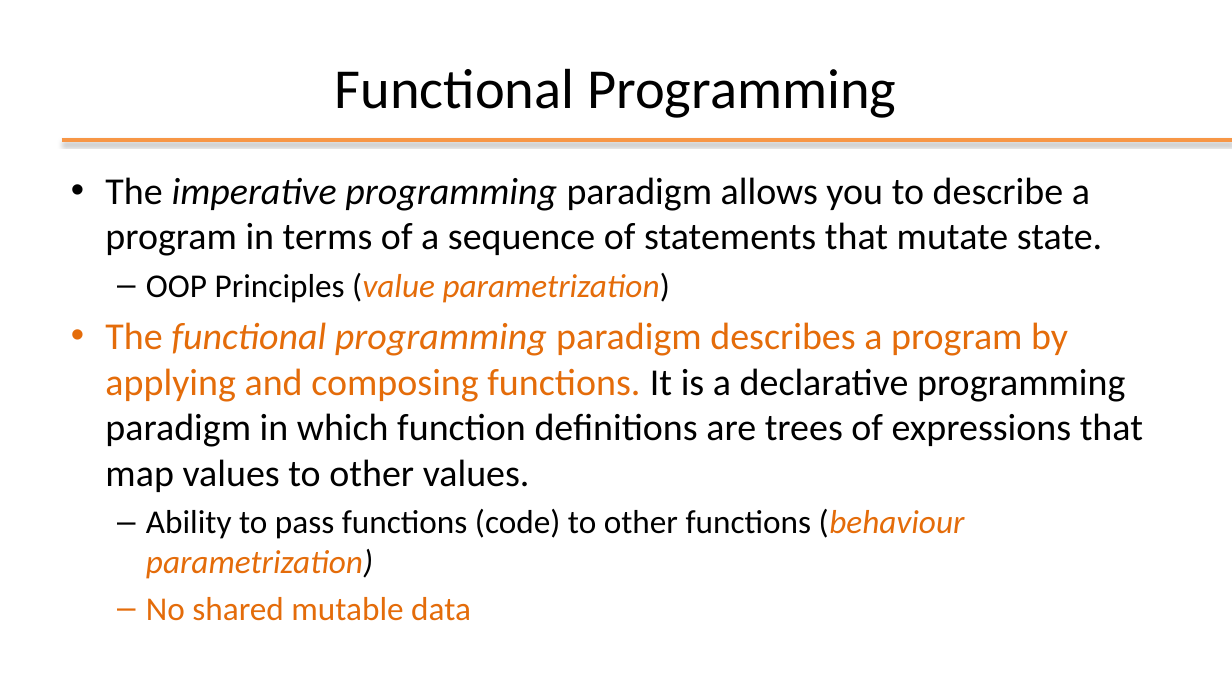
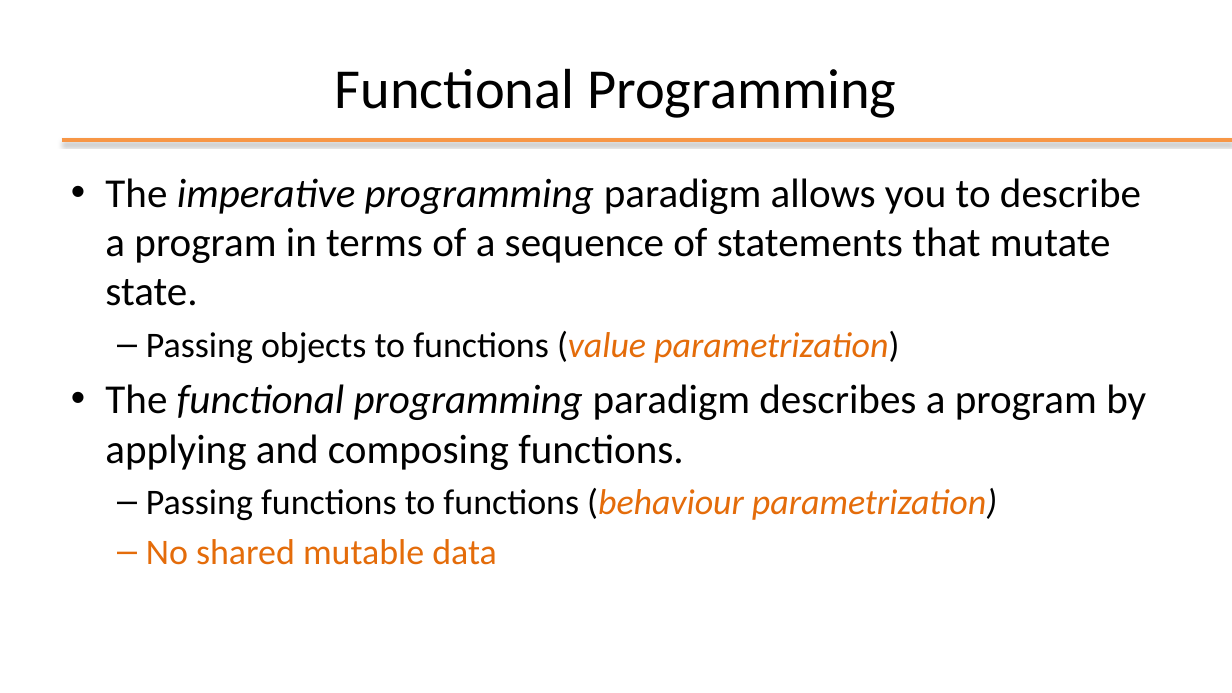
Before and after one commit to plctechnician/ooprogramming, a slide deck: slide 2 of java/slides/ppt/06 - Java Functional Interfaces.pptx. Drawn at 1232x693 pixels with LibreOffice and Linux fonts; fonts in the diff are those of the drawing; background and template pictures are left out. Boxes give left, top, right and bottom in pixels: in the first picture for what was removed or moved away, otherwise in the second. Text is boxed around its words. In the diff, an @@ line names an element or a change of style, - is before the commit and + after.

```diff
--- a/java/slides/ppt/06 - Java Functional Interfaces.pptx
+++ b/java/slides/ppt/06 - Java Functional Interfaces.pptx
@@ text at (x1=105, y1=178, x2=1141, y2=565): size 29.6 to 32 pt in "The imperative programming paradigm allows you to ..."; size 25.9 to 28 pt in "No shared mutable data" @@
@@ text at (x1=105, y1=331, x2=1146, y2=520): text changed; size 29.6 to 28 pt @@
-  – OOP Principles (value parametrization)
-• The functional programming paradigm describes a program by applying and composing functions. It is a declarative programming paradigm in which function definitions are trees of expressions that map values to other values.
-  – Ability to pass functions (code) to other functions (behaviour parametrization)
+  – Passing objects to functions (value parametrization)
+• The functional programming paradigm describes a program by applying and composing functions.
+  – Passing functions to functions (behaviour parametrization)
```
Also in this commit, not shown: 13 other slides changed, 3 slides removed, 2 other files.
